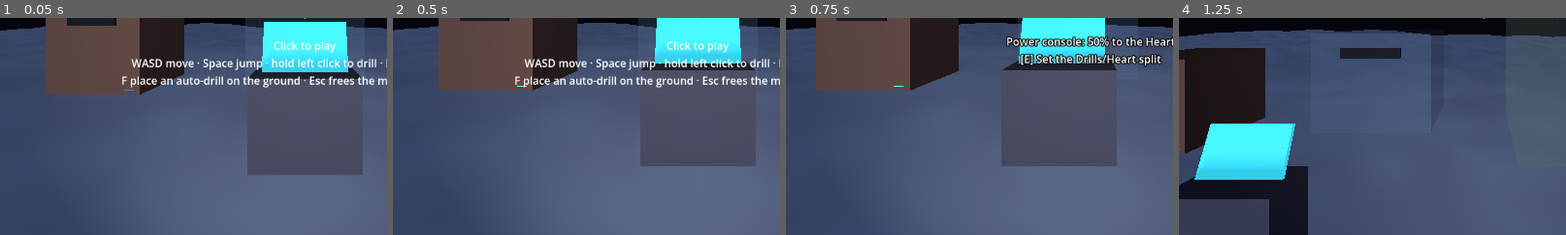
Above: before the commit, frames 1-4 (left to right).
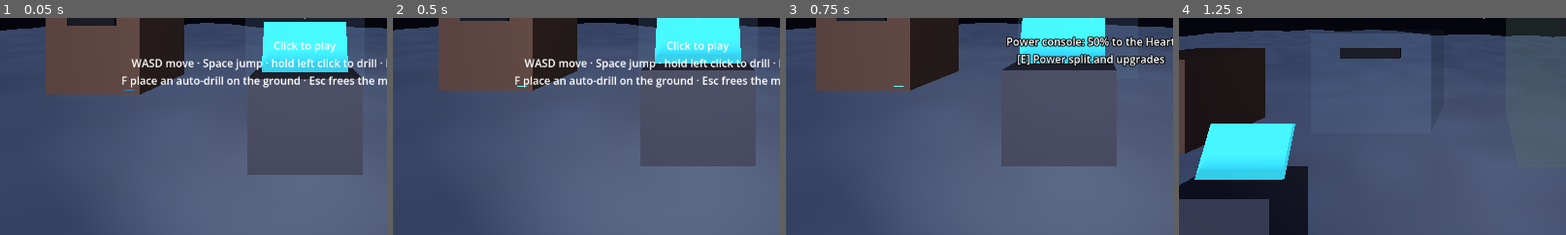
Above: after the commit, the same moments.

Repository: SneakKestrel16/Mininginc
Game: Godot game, scene res://src/main.tscn
Two runs of this game, one before a commit and one after it. Both use one fixed random seed, a clock stepped at 60 frames per second and the inputs below.
Inputs (mouse positions are % of the whole screen's width and height, from its top left):
- Up to frame 1 (0.05 s): no input
- Up to frame 2 (0.5 s): no input
- Up to frame 3 (0.75 s): tap Enter at 0.5 s; move the mouse to (72, 45) at 0.52 s; hold D from 0.53 s (still down); tap E at 0.6 s; click (72, 45) at 0.67 s
- Up to frame 4 (1.25 s): keep holding D; tap Space at 0.77 s
The pictures show only the part of the screen within x 11-61%, y 50-100%; the shares and areas given below are measured in that part.

Frames 1-2 are identical in both runs. In frame 3, 1.4% of the frame differs, in the area x 59-98%, y 16-23%; in frame 4, nothing differs.

Commit message:
feat: story 025 upgrade shop at the power console (heartwake/story-025)
Four upgrades in data/upgrades.json, bought with ore from the console
overlay: Tool motor (+25% hand speed, 8 levels), Wider scoop (+0.25 m
radius, 5), Long arm (+1 m reach, 4), Drill gearing (+25% drill power, 8).
Each level costs base x growth^level. Levels save as an optional key in
format 4, so older saves load with nothing bought.

Gotcha: scoop radius steps under ~0.3 m can remove the same samples (grid
rings at 0.87, 1.0, 1.41, 1.66 m), so the scoop step is 0.25 m, not 0.15.

Diff:
--- /dev/null
+++ b/data/upgrades.json
@@ -0,0 +1,12 @@
+{
+	"upgrades": [
+		{ "id": "tool_motor", "name": "Tool motor", "effect": "hand_speed", "per_level": 0.25, "max_level": 8,
+			"cost": { "coal": 12 }, "cost_growth": 1.6, "describe": "+%d%% hand digging speed", "shown_scale": 100 },
+		{ "id": "wide_scoop", "name": "Wider scoop", "effect": "scoop_radius", "per_level": 0.25, "max_level": 5,
+			"cost": { "ice": 6, "copper": 3 }, "cost_growth": 1.7, "describe": "+%.2f m scoop radius", "shown_scale": 1 },
+		{ "id": "long_arm", "name": "Long arm", "effect": "reach", "per_level": 1.0, "max_level": 4,
+			"cost": { "coal": 8, "ice": 4 }, "cost_growth": 1.5, "describe": "+%d m reach", "shown_scale": 1 },
+		{ "id": "drill_gearing", "name": "Drill gearing", "effect": "drill_speed", "per_level": 0.25, "max_level": 8,
+			"cost": { "copper": 5, "uranium": 1 }, "cost_growth": 1.6, "describe": "+%d%% drill power speed", "shown_scale": 100 }
+	]
+}
--- a/src/economy/economy.gd
+++ b/src/economy/economy.gd
@@ -9,6 +9,7 @@
 
 const CONFIG_PATH := "res://data/economy.json"
 const STAGES_PATH := "res://data/heart_stages.json"
+const UPGRADES_PATH := "res://data/upgrades.json"
 
 ## The mine the drills dig and the furnace's coal comes from.
 @export var mine: Mine
@@ -39,6 +40,9 @@
 
 ## The Heart, which stores the Heart share and grants each stage's bonus.
 var heart: Heart
+
+## Upgrade levels bought with ore at the power console.
+var upgrades: Upgrades
 
 ## Power produced per second by all generators over the last tick.
 var power_per_second: float = 0.0
@@ -69,12 +73,14 @@
 			"reactor_heat_limit", "reactor_heat_restart", "reactor_cooling_per_second", "reactor_heat_per_ice",
 			"reactor_waste_per_uranium"])
 	var stage_config := _load_json(STAGES_PATH, ["stages"])
-	if config.is_empty() or stage_config.is_empty() or not _valid_stages(stage_config["stages"]):
+	var upgrade_config := _load_json(UPGRADES_PATH, ["upgrades"])
+	if config.is_empty() or stage_config.is_empty() or upgrade_config.is_empty() or not _valid_stages(stage_config["stages"]):
 		set_process(false)
 		return
 	_tick_seconds = config["tick_seconds"]
 	split = PowerSplit.new(config["heart_share_default"])
 	heart = Heart.new(stage_config["stages"])
+	upgrades = Upgrades.new(upgrade_config["upgrades"])
 	furnace = Furnace.new(
 		config["furnace_fuel_capacity"],
 		config["furnace_burn_seconds_per_coal"],
@@ -120,9 +126,21 @@
 		left -= step
 
 
-## Applies every stage bonus that does not wait for a tick, after a save is loaded.
+## Applies every stage bonus and upgrade that does not wait for a tick, after a save is
+## loaded or an upgrade bought.
 func apply_heart() -> void:
 	mine.thaw_to(int(heart.effect_total("thaw_to_depth")))
+	if mine.world:
+		mine.world.bite_bonus = upgrades.effect("scoop_radius")
+
+
+## Buys the next level of upgrade [param id] with the mine's ore. Returns false when it
+## cannot be bought.
+func buy_upgrade(id: String) -> bool:
+	if not upgrades.buy(id, mine):
+		return false
+	apply_heart()
+	return true
 
 
 # Bonuses are read from the Heart's stage every tick, never stored in the systems they
@@ -136,7 +154,7 @@
 	reactor_output = reactor.tick(seconds) * bonus if reactor_built else 0.0
 	power_per_second = furnace_output + turbine_output + reactor_output
 	split.tick(power_per_second)
-	drill_hits_per_second = split.drill_power * drill_hits_per_power * (1.0 + heart.effect_total("drill_bonus"))
+	drill_hits_per_second = split.drill_power * drill_hits_per_power * (1.0 + heart.effect_total("drill_bonus")) 			* (1.0 + upgrades.effect("drill_speed"))
 	mine.dig(drill_hits_per_second * seconds)
 	for index in heart.add(split.heart_power * seconds):
 		stage_reached.emit(index)
--- /dev/null
+++ b/src/economy/upgrades.gd
@@ -0,0 +1,77 @@
+## Upgrades bought with ore at the power console (brief: Milestone 5 items 28–29). Pure
+## logic: its state is a level per upgrade, and every effect follows from the levels, so a
+## save needs no more.
+class_name Upgrades
+extends RefCounted
+
+## Upgrade entries from data/upgrades.json: id, name, effect, per_level, max_level, cost
+## (ore id to amount at level 0), cost_growth, describe, shown_scale.
+var defs: Array
+## Upgrade id to levels bought.
+var levels: Dictionary = {}
+
+
+func _init(upgrade_list: Array) -> void:
+	defs = upgrade_list
+	for upgrade in defs:
+		levels[upgrade["id"]] = 0
+
+
+## The entry for upgrade [param id], or an empty Dictionary.
+func find(id: String) -> Dictionary:
+	for upgrade in defs:
+		if upgrade["id"] == id:
+			return upgrade
+	return {}
+
+
+## True once upgrade [param id] is at its cap.
+func is_maxed(id: String) -> bool:
+	return levels.get(id, 0) >= int(find(id)["max_level"])
+
+
+## Ore the next level of [param id] costs: each ore's base amount times growth per level.
+func cost(id: String) -> Dictionary:
+	var upgrade := find(id)
+	var price := {}
+	for ore in upgrade["cost"]:
+		price[ore] = ceili(upgrade["cost"][ore] * pow(upgrade["cost_growth"], levels.get(id, 0)))
+	return price
+
+
+## True when [param ores] cover the next level of [param id] and it is not at its cap.
+func can_buy(id: String, ores: Dictionary) -> bool:
+	if is_maxed(id):
+		return false
+	var price := cost(id)
+	for ore in price:
+		if ores.get(ore, 0) < price[ore]:
+			return false
+	return true
+
+
+## Takes the next level's ore from [param mine] and raises [param id] one level.
+## Returns false, taking nothing, when it cannot be bought.
+func buy(id: String, mine: Mine) -> bool:
+	if not can_buy(id, mine.ores):
+		return false
+	var price := cost(id)
+	for ore in price:
+		mine.take(ore, price[ore])
+	levels[id] += 1
+	return true
+
+
+## Sum of every bought level's effect named [param effect].
+func effect(effect_name: String) -> float:
+	var total := 0.0
+	for upgrade in defs:
+		if upgrade["effect"] == effect_name:
+			total += upgrade["per_level"] * levels.get(upgrade["id"], 0)
+	return total
+
+
+## Levels as saved; ids the data no longer has are dropped on load.
+func load_levels(saved: Dictionary) -> void:
+	for id in levels:
+		levels[id] = clampi(int(saved.get(id, 0)), 0, int(find(id)["max_level"]))
--- a/src/machines/console.gd
+++ b/src/machines/console.gd
@@ -1,5 +1,5 @@
-## The power console at the base (brief: Milestone 3D item 20). E opens the Drills/Heart
-## slider; the player looks at it like any machine.
+## The power console at the base (brief: Milestone 3D item 20, Milestone 5 item 28). E opens
+## the Drills/Heart slider and the upgrade shop; the player looks at it like any machine.
 class_name PowerConsole
 extends Node3D
 
@@ -30,7 +30,7 @@
 
 ## What the player sees while looking at the console.
 func prompt() -> String:
-	return "Power console: %.0f%% to the Heart\n[E] Set the Drills/Heart split" % (economy.split.heart_share * 100.0)
+	return "Power console: %.0f%% to the Heart\n[E] Power split and upgrades" % (economy.split.heart_share * 100.0)
 
 
 ## E: open the slider.
--- a/src/main.tscn
+++ b/src/main.tscn
@@ -14,6 +14,7 @@
 [ext_resource type="Script" path="res://src/machines/console.gd" id="16_console"]
 [ext_resource type="Script" path="res://src/heart/ore_sight.gd" id="17_sight"]
 [ext_resource type="Script" path="res://src/ui/dev_menu.gd" id="18_dev"]
+[ext_resource type="Script" path="res://src/ui/upgrade_panel.gd" id="19_upgrades"]
 
 [sub_resource type="Environment" id="Env"]
 background_mode = 1
@@ -139,6 +140,11 @@
 layout_mode = 2
 economy = NodePath("../../../../../Economy")
 
+[node name="UpgradePanel" type="PanelContainer" parent="Overlay/Center/Columns/Panels" node_paths=PackedStringArray("economy")]
+layout_mode = 2
+script = ExtResource("19_upgrades")
+economy = NodePath("../../../../../Economy")
+
 [node name="DevMenu" type="CanvasLayer" parent="." node_paths=PackedStringArray("economy", "player", "heart")]
 script = ExtResource("18_dev")
 economy = NodePath("../Economy")
--- a/src/player/player.gd
+++ b/src/player/player.gd
@@ -97,8 +97,10 @@
 
 ## Hits per second the hand tool lands: its own rate plus its share of drill power.
 func hand_rate() -> float:
-	var bonus := mine.hand_share(economy.drill_hits_per_second) * _power_bonus if economy else 0.0
-	return _drill_rate + bonus
+	if economy == null:
+		return _drill_rate
+	var bonus := mine.hand_share(economy.drill_hits_per_second) * _power_bonus
+	return (_drill_rate + bonus) * (1.0 + economy.upgrades.effect("hand_speed"))
 
 
 ## Hands control (and the mouse) to the player, or takes it away.
@@ -139,7 +141,8 @@
 ## Finds the ground under the crosshair within reach.
 func _aim() -> void:
 	var from := _camera.global_position
-	var query := PhysicsRayQueryParameters3D.create(from, from - _camera.global_basis.z * _reach)
+	var reach := _reach + (economy.upgrades.effect("reach") if economy else 0.0)
+	var query := PhysicsRayQueryParameters3D.create(from, from - _camera.global_basis.z * reach)
 	query.exclude = [get_rid()]
 	var hit := get_world_3d().direct_space_state.intersect_ray(query)
 	target = null
--- a/src/save/save_game.gd
+++ b/src/save/save_game.gd
@@ -97,6 +97,7 @@
 		"drills": drills,
 		"heart_share": economy.split.heart_share,
 		"heart": { "stage": economy.heart.stage, "progress": economy.heart.progress },
+		"upgrades": economy.upgrades.levels.duplicate(),
 		"furnace": { "fuel": economy.furnace.fuel, "burn_left": economy.furnace.burn_left },
 		"turbine": {
 			"built": economy.turbine_built,
@@ -165,6 +166,8 @@
 	economy.split.heart_share = data["heart_share"]
 	economy.heart.stage = int(data["heart"]["stage"])
 	economy.heart.progress = data["heart"]["progress"]
+	# Optional within format 4: saves from before the shop load with nothing bought.
+	economy.upgrades.load_levels(data.get("upgrades", {}))
 	economy.furnace.fuel = int(data["furnace"]["fuel"])
 	economy.furnace.burn_left = data["furnace"]["burn_left"]
 	economy.turbine_built = data["turbine"]["built"]
--- a/src/ui/overlay.gd
+++ b/src/ui/overlay.gd
@@ -1,5 +1,6 @@
-## The Drills/Heart slider, opened from the power console (story 017). While it is open
-## the player has no control and the mouse is free; Esc, E or Tab closes it.
+## The Drills/Heart slider and the upgrade shop, opened from the power console (stories
+## 017, 025). While it is open the player has no control and the mouse is free; Esc, E or
+## Tab closes it.
 class_name Overlay
 extends CanvasLayer
 
--- /dev/null
+++ b/src/ui/upgrade_panel.gd
@@ -0,0 +1,64 @@
+## The upgrade shop in the power console's overlay (brief: Milestone 5 item 28): one row per
+## upgrade with its level, what it gives now, and a button to buy the next level. Built in
+## code from data/upgrades.json, so a new upgrade needs no scene edit.
+class_name UpgradePanel
+extends PanelContainer
+
+## The economy whose upgrades this panel sells.
+@export var economy: Economy
+
+var _rows: Dictionary = {}
+
+
+func _ready() -> void:
+	custom_minimum_size.x = 400
+	var margin := MarginContainer.new()
+	for side in ["left", "top", "right", "bottom"]:
+		margin.add_theme_constant_override("margin_" + side, 16)
+	add_child(margin)
+	var list := VBoxContainer.new()
+	list.add_theme_constant_override("separation", 10)
+	margin.add_child(list)
+	var title := Label.new()
+	title.text = "Upgrades"
+	list.add_child(title)
+	for upgrade in economy.upgrades.defs:
+		var row := HBoxContainer.new()
+		row.add_theme_constant_override("separation", 12)
+		list.add_child(row)
+		var info := Label.new()
+		info.size_flags_horizontal = Control.SIZE_EXPAND_FILL
+		row.add_child(info)
+		var buy := Button.new()
+		buy.custom_minimum_size.x = 150
+		buy.pressed.connect(_buy.bind(upgrade["id"]))
+		row.add_child(buy)
+		_rows[upgrade["id"]] = [info, buy]
+	economy.mine.changed.connect(_refresh)
+	visibility_changed.connect(_refresh)
+	_refresh()
+
+
+func _buy(id: String) -> void:
+	economy.buy_upgrade(id)
+	_refresh()
+
+
+func _refresh() -> void:
+	var upgrades := economy.upgrades
+	for upgrade in upgrades.defs:
+		var id: String = upgrade["id"]
+		var level: int = upgrades.levels[id]
+		var info: Label = _rows[id][0]
+		var buy: Button = _rows[id][1]
+		var now: String = upgrade["describe"] % (upgrade["per_level"] * level * upgrade["shown_scale"])
+		info.text = "%s  %d/%d\n%s" % [upgrade["name"], level, upgrade["max_level"], now]
+		if upgrades.is_maxed(id):
+			buy.text = "Maxed"
+		else:
+			var price := upgrades.cost(id)
+			var parts := PackedStringArray()
+			for ore in price:
+				parts.append("%d %s" % [price[ore], ore])
+			buy.text = "Buy: " + ", ".join(parts)
+		buy.disabled = not upgrades.can_buy(id, economy.mine.ores)
--- a/src/world/voxel_world.gd
+++ b/src/world/voxel_world.gd
@@ -36,6 +36,8 @@
 var view_radius: int
 ## Radius of one scoop, in metres.
 var bite_radius: float
+## Metres the Wider scoop upgrade adds to [member bite_radius].
+var bite_bonus := 0.0
 ## Centre of the Heart's cavern: a sealed ball of air deep under the base.
 var heart_center: Vector3
 ## Radius of the Heart's cavern, in metres.
@@ -191,7 +193,7 @@
 	if damage[cell] < needed - 0.0001:
 		return {}
 	damage.erase(cell)
-	return carve(point, bite_radius)
+	return carve(point, bite_radius + bite_bonus)
 
 
 ## Carves a ball of [param radius] at [param center] out of the ground, sparing bedrock and
--- a/tests/integration/heartwake/save_offline_check.gd
+++ b/tests/integration/heartwake/save_offline_check.gd
@@ -35,6 +35,7 @@
 	a.economy.reactor.heat = 80.0
 	a.economy.reactor.scrammed = true
 	a.economy.reactor.waste = 3.5
+	a.economy.upgrades.levels["long_arm"] = 2
 	var data := SaveGame.capture(a.economy, a.mine, 1000.0, a.player)
 	failures += _check(a.mine.drills[0].depth_y < 0 and data["world"]["edits"].size() == 4 * a.mine.world.edits.size(),
 			"the world is saved as its changed samples only")
--- /dev/null
+++ b/tests/unit/heartwake/upgrades_check.gd
@@ -0,0 +1,68 @@
+## Self-check for the upgrade shop until /test-setup installs gdUnit4.
+## Run: <godot> --headless --path . -s res://tests/unit/heartwake/upgrades_check.gd
+## Exits 0 when every check passes, 1 on the first failure.
+extends SceneTree
+
+
+func _initialize() -> void:
+	var failures := 0
+	var world := VoxelWorld.new()
+	var mine := Mine.new()
+	var economy := Economy.new()
+	mine.world = world
+	economy.mine = mine
+	root.add_child(world)
+	root.add_child(mine)
+	root.add_child(economy)
+	await process_frame  # _ready runs on the next frame
+	economy.set_process(false)
+	var upgrades := economy.upgrades
+
+	failures += _check(upgrades.defs.size() == 4 and upgrades.levels.values().all(func(n: int) -> bool: return n == 0),
+			"four upgrades, none bought at start")
+	var first: Dictionary = upgrades.cost("tool_motor")
+	failures += _check(not economy.buy_upgrade("tool_motor") and upgrades.levels["tool_motor"] == 0, "refused without the ore")
+	mine.ores["coal"] = 1000
+	failures += _check(economy.buy_upgrade("tool_motor") and mine.ores["coal"] == 1000 - first["coal"]
+			and upgrades.levels["tool_motor"] == 1, "buying takes the ore and raises the level")
+	failures += _check(upgrades.cost("tool_motor")["coal"] > first["coal"], "each level costs more than the last")
+	while economy.buy_upgrade("tool_motor"):
+		pass
+	failures += _check(upgrades.is_maxed("tool_motor") and upgrades.levels["tool_motor"] == 8 and mine.ores["coal"] > 0,
+			"refused at the cap even with ore left (%d coal)" % mine.ores["coal"])
+	failures += _check(is_equal_approx(upgrades.effect("hand_speed"), 2.0), "eight tool motor levels: +200%% hand speed")
+
+	mine.ores["ice"] = 1000
+	mine.ores["copper"] = 1000
+	var radius := world.bite_radius
+	economy.buy_upgrade("wide_scoop")
+	var spot := Vector3(20, -20, 20)
+	var got := world.dig(spot, world.hardness_at(Vector3i(spot.floor())))
+	var removed := 0
+	for what in got:
+		removed += got[what]
+	failures += _check(is_equal_approx(world.bite_bonus, 0.25) and removed > 7,
+			"a wider scoop carves a bigger chunk (%d samples at %.2f m)" % [removed, radius + world.bite_bonus])
+
+	economy.split.heart_share = 0.0
+	economy.furnace.fuel = 5
+	economy._tick(1.0)
+	var plain := economy.drill_hits_per_second
+	mine.ores["uranium"] = 10
+	economy.buy_upgrade("drill_gearing")
+	economy._tick(1.0)
+	failures += _check(is_equal_approx(economy.drill_hits_per_second, plain * 1.25), "drill gearing speeds drill power")
+
+	# Levels load clamped, unknown ids dropped, missing ones at zero.
+	upgrades.load_levels({ "tool_motor": 99, "gone": 3 })
+	failures += _check(upgrades.levels["tool_motor"] == 8 and not upgrades.levels.has("gone") and upgrades.levels["long_arm"] == 0,
+			"saved levels load within their caps")
+
+	print("upgrades_check: %s" % ("PASS" if failures == 0 else "%d FAILED" % failures))
+	quit(1 if failures else 0)
+
+
+func _check(ok: bool, what: String) -> int:
+	if not ok:
+		printerr("FAIL: " + what)
+	return 0 if ok else 1
Not shown, added: src/economy/upgrades.gd.uid
Not shown: 1 places in src/main.tscn that only renumber resources
Not shown, added: src/ui/upgrade_panel.gd.uid
Not shown, added: tests/unit/heartwake/upgrades_check.gd.uid
Not shown, changed: production/epics/heartwake/story-025-upgrade-shop.md
